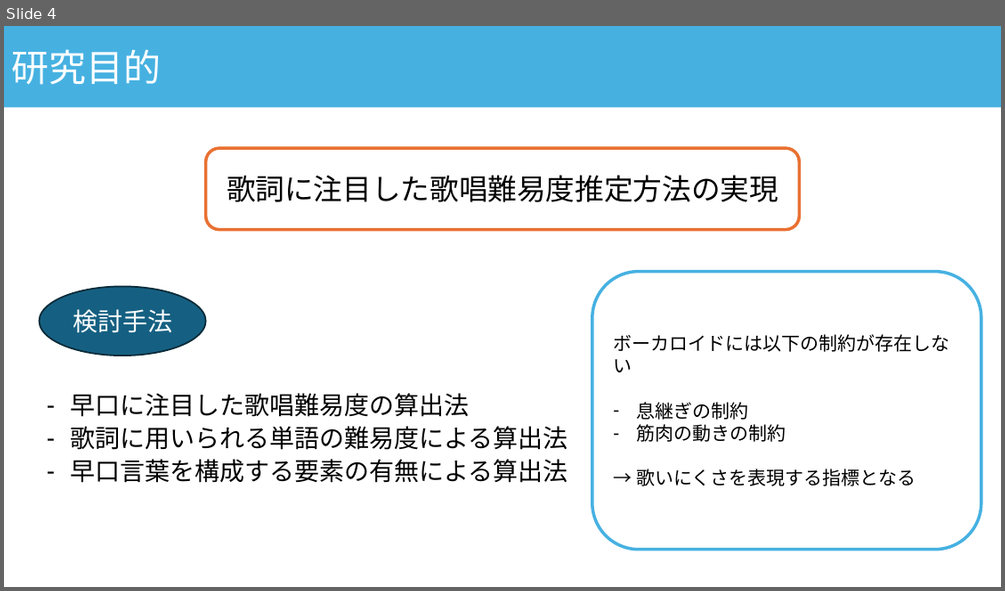
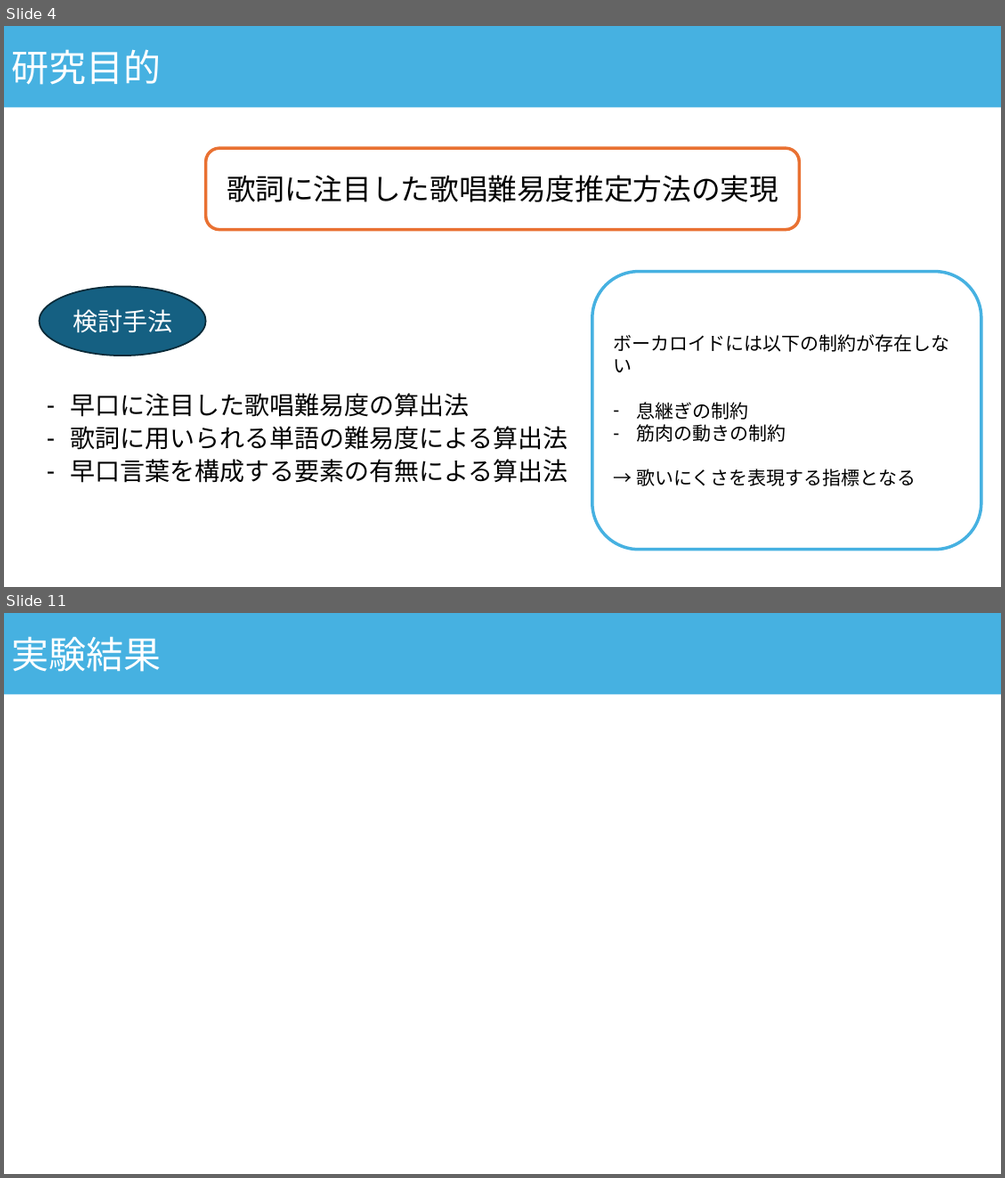
Before and after one commit to asn407/20241221, a slide deck: 年末発表.pptx. Shown one above the other, each under a label of ours: slide 4 before the commit, slides 4 and 11 after it; the slides between them are not shown. The pictures are 1005x591 and 1005x1178 pixels, drawn with LibreOffice and Linux fonts; fonts in the diff are those of the drawing. Boxes give left, top, right and bottom in pixels: in the first picture for what was removed or moved away, otherwise in the second. Text is boxed around its words. In the diff, an @@ line names an element or a change of style, - is before the commit and + after.

```diff
--- a/年末発表.pptx
+++ b/年末発表.pptx
@@ slide 11 added at [4,613,1001,1174], background #FFFFFF @@
@@ rectangle added at [4,613,1001,695], fill #46B1E1, 36 pt, text #FFFFFF @@
+実験結果
```
Also in this commit, not shown: 1 slide changed, 5 other slides added, 1 other file.
